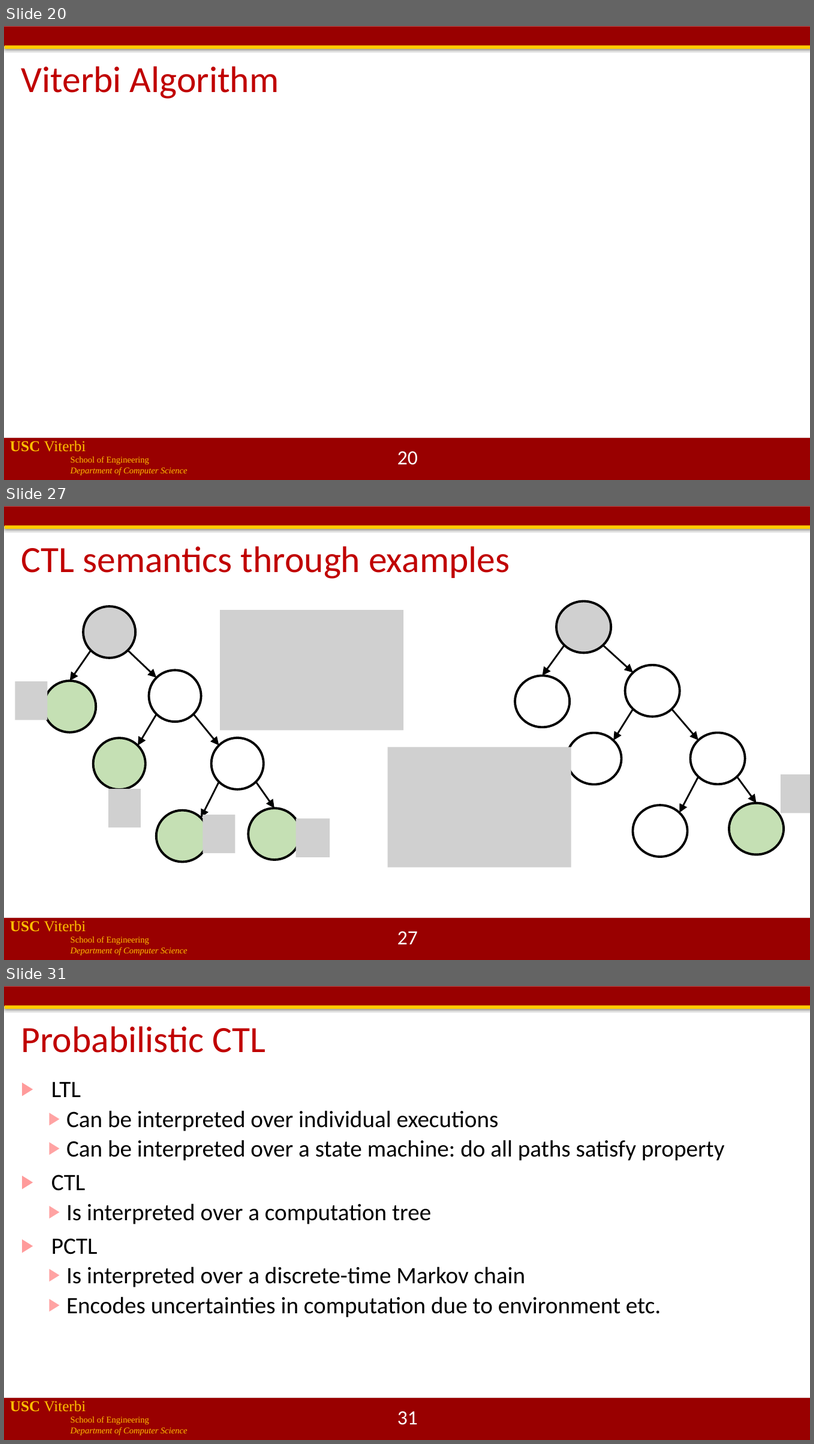
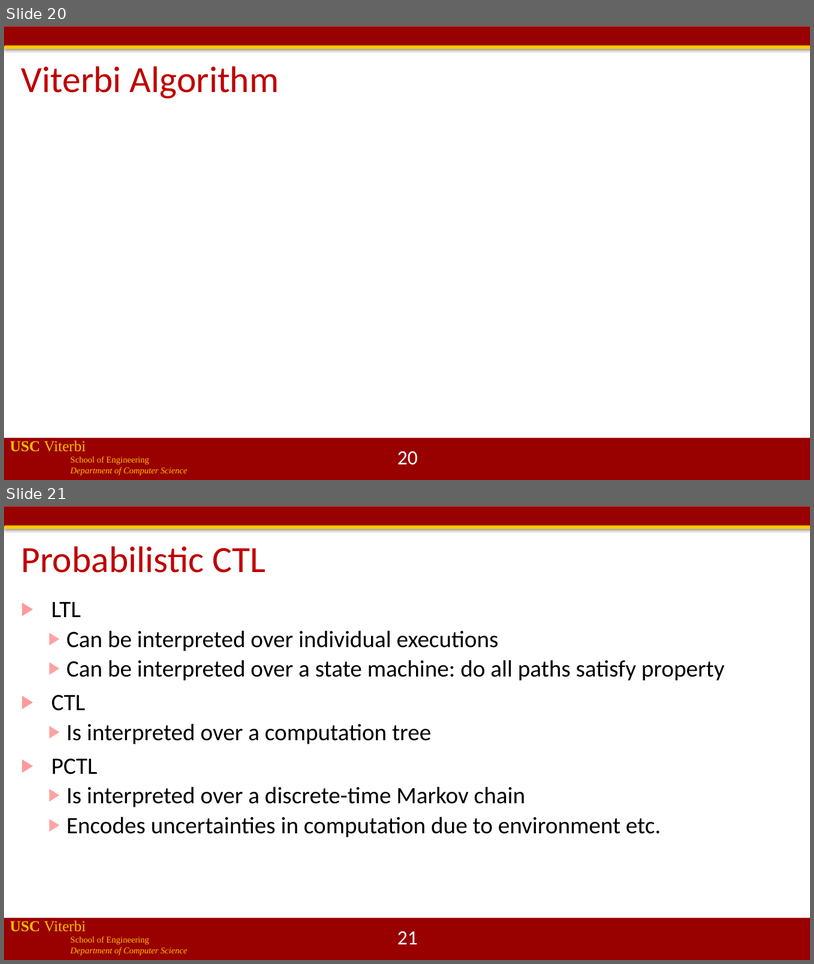
Before and after one commit to jdeshmukh/jdeshmukh.github.io, a slide deck: teaching/cs513slides/lecture9-Probabilistic-Models.pptx. Shown one above the other, each under a label of ours: slides 20, 27 and 31 before the commit, slides 20 and 21 after it; the slides between them are not shown. The pictures are 814x1444 and 814x964 pixels, drawn with LibreOffice and Linux fonts; fonts in the diff are those of the drawing; grey boxes stand for pictures; background and template pictures are left out. Boxes give left, top, right and bottom in pixels: in the first picture for what was removed or moved away, otherwise in the second. Text is boxed around its words. In the diff, an @@ line names an element or a change of style, - is before the commit and + after.

```diff
--- a/teaching/cs513slides/lecture9-Probabilistic-Models.pptx
+++ b/teaching/cs513slides/lecture9-Probabilistic-Models.pptx
@@ slide 27 removed at (4,506,810,960), background #FFFFFF; not listed: 4 template elements that a slide beside it also shows @@
@@ title removed at (21,546,510,579) @@
-CTL semantics through examples
@@ picture removed at (220,610,403,730) @@
@@ picture removed at (388,747,572,867) @@
@@ group removed at (515,601,810,856): 6 ellipses, 6 arrows, 2 pictures @@
@@ group removed at (15,606,300,862): 6 ellipses, 6 arrows, 4 pictures @@
@@ picture removed at (296,818,330,857) @@
@@ page number removed at (398,931,418,944) @@
-27
@@ what was slide 31 is now slide 21 @@
@@ page number at (398,931,418,944): text changed @@
-31
+21
```
Also in this commit, not shown: 4 slides changed, 9 other slides removed.
